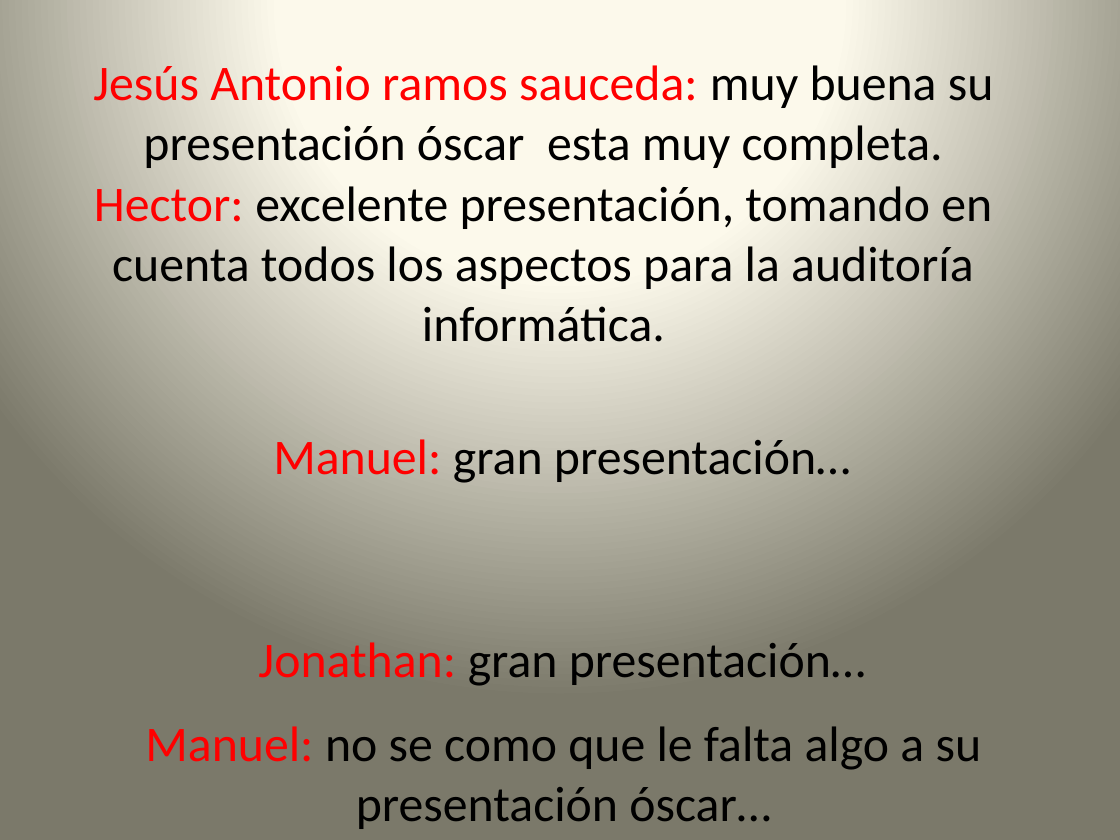
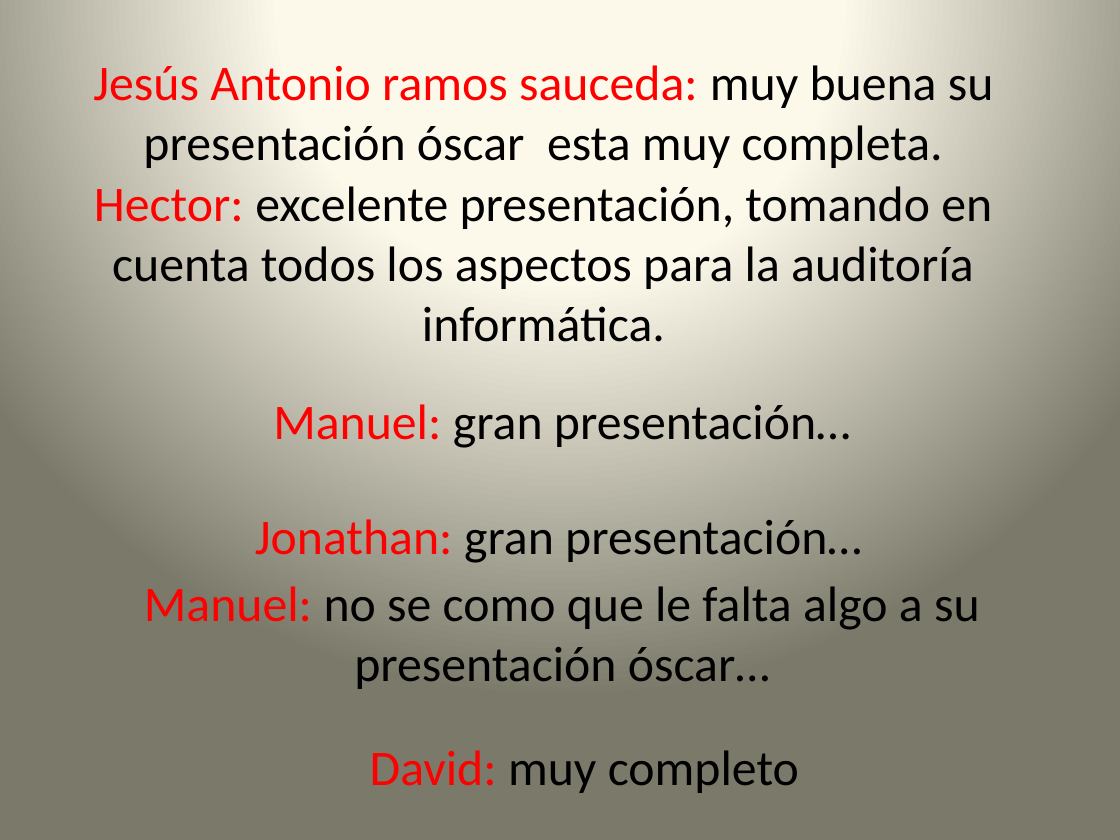
Before and after one commit to lc850/auditoria, a slide deck: slide 11 of OSCAR.pptx. Drawn at 1120x840 pixels with LibreOffice and Linux fonts; fonts in the diff are those of the drawing. Boxes give left, top, right and bottom in pixels: in the first picture for what was removed or moved away, otherwise in the second. Text is boxed around its words. In the diff, an @@ line names an element or a change of style, - is before the commit and + after.

Commit message:
cuarto comentario

```diff
--- a/OSCAR.pptx
+++ b/OSCAR.pptx
@@ text "Manuel: gran presentación…": place and size @@
-text "Manuel: gran presentación…" at (273, 439, 851, 483)
+text "Manuel: gran presentación…" at (273, 404, 851, 448)
@@ text "Jonathan: gran presentación…": place and size @@
-text "Jonathan: gran presentación…" at (258, 642, 866, 686)
+text "Jonathan: gran presentación…" at (255, 519, 862, 563)
@@ text "Manuel: no se como que ...": place and size @@
-text "Manuel: no se como que ..." at (145, 726, 982, 829)
+text "Manuel: no se como que ..." at (144, 586, 980, 689)
@@ text added at (370, 750, 799, 793), 32 pt, text #000000 @@
+David: muy completo
```
